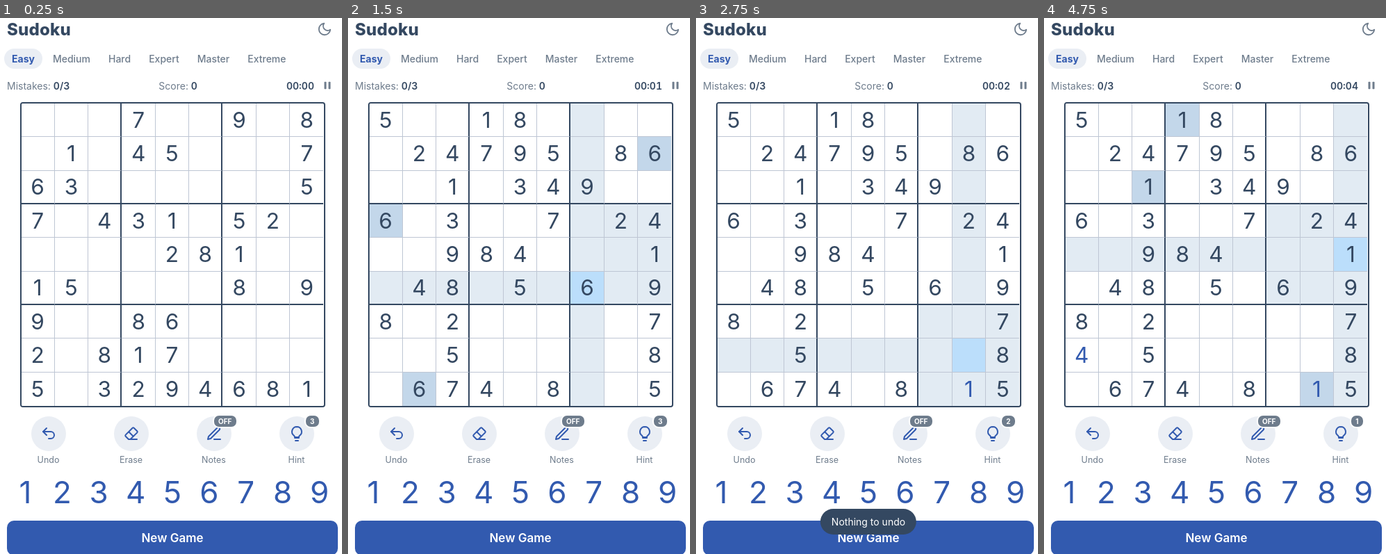
Above: before the commit, frames 1-4 (left to right).
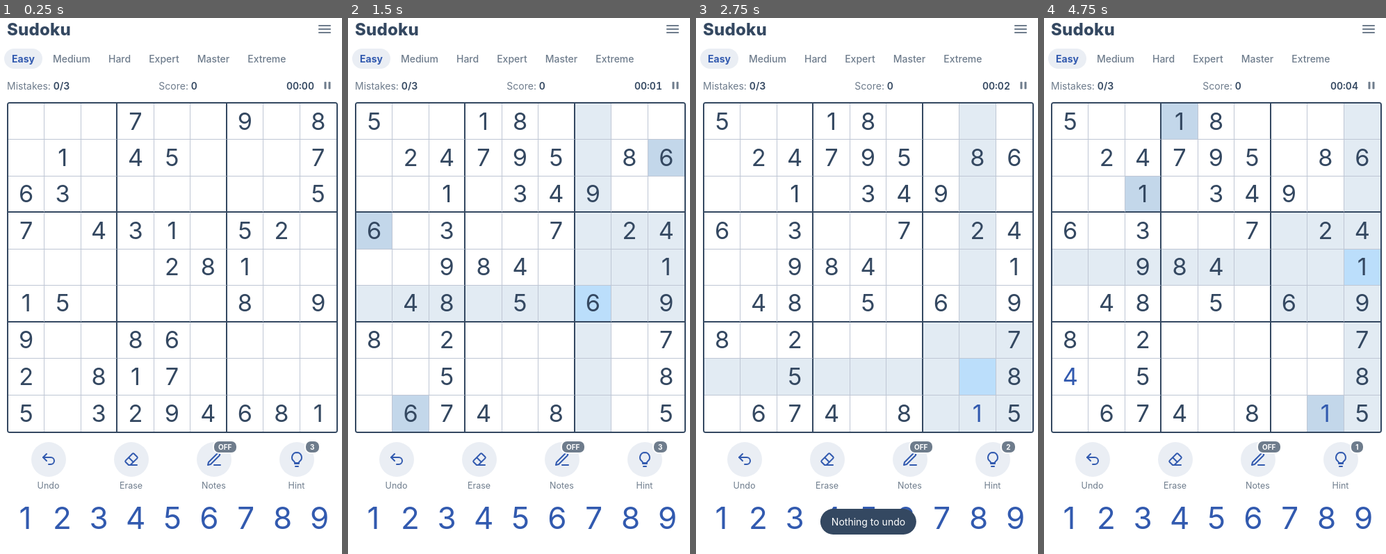
Above: after the commit, the same moments.

Repository: iverkjelsaas/Sudoku
Game: browser game, page index.html
Two runs of this game, one before a commit and one after it. Both use one fixed random seed, a clock stepped at 60 frames per second and the inputs below.
Inputs (mouse positions are in pixels of both pictures, inside the frame that each line leads up to; where the layout moved, square brackets give the same spot in the first picture):
- Up to frame 1 (0.25 s): no input
- Up to frame 2 (1.5 s): click "Easy" at 0.27 s; hold Right from 1.03 s (still down); click (519, 302) [519, 286] at 1.07 s; tap Ctrl at 1.1 s
- Up to frame 3 (2.75 s): release Right at 1.53 s; hold Down 1.58-1.85 s; tap Ctrl at 1.6, 2.1, 2.6 s; click (802, 232) [808, 221] at 1.67 s; hold Left 1.9-2.47 s; click "Undo" at 2.02 s; click (935, 216) [928, 210] at 2.27 s; tap H at 2.52 s; hold Up from 2.52 s (still down)
- Up to frame 4 (4.75 s): release Up at 2.82 s; click (1266, 334) [1262, 318] at 2.87 s; hold Right 2.87-3.53 s; tap Ctrl every 0.5 s from 3.1 to 4.6 s; click (1132, 350) [1139, 328] at 3.47 s; hold Up 3.58-3.82 s; hold Left 3.87-4.3 s; click (1215, 200) [1215, 194] at 4.07 s; hold Down 4.35-4.68 s; click "2 Hint" at 4.52 s; click (1314, 286) [1307, 269] at 4.67 s; hold Right from 4.73 s (still down)

The runs differ from the first frame. In frame 1, 17% of the frame differs, in the area x 2-99%, y 0-100%; in frame 2, 26%; in frame 3, 26%; in frame 4, 26%.

Commit message:
Add sound effects and settings menu
- Pop sound on correct input, buzz on wrong input, tick for notes
- Move New Game into a top menu with Restart, Sound and Dark mode toggles
- Bump service worker cache to sudoku-v3

Co-Authored-By: Claude Opus 5.5 <noreply@anthropic.com>
Claude-Session: https://claude.ai/code/session_01L4nS6Uu5XKXfuhLv7infY8

Diff:
--- a/index.html
+++ b/index.html
@@ -31,7 +31,7 @@
 .info b{color:var(--text);font-weight:600;font-variant-numeric:tabular-nums}
 .timer{display:flex;align-items:center;gap:4px}
 .timer .iconbtn{width:30px;height:30px}
-.boardwrap{position:relative;width:min(100%,max(280px,calc(100dvh - 345px - env(safe-area-inset-top,0px) - env(safe-area-inset-bottom,0px))));aspect-ratio:1;margin:0 auto;container-type:inline-size}
+.boardwrap{position:relative;width:min(100%,max(280px,calc(100dvh - 290px - env(safe-area-inset-top,0px) - env(safe-area-inset-bottom,0px))));aspect-ratio:1;margin:0 auto;container-type:inline-size}
 .board{display:grid;grid-template-columns:repeat(9,1fr);grid-template-rows:repeat(9,1fr);width:100%;height:100%;border:2px solid var(--thick);border-radius:4px;overflow:hidden}
 .cell{position:relative;display:flex;align-items:center;justify-content:center;border-right:1px solid var(--line);border-bottom:1px solid var(--line);font-size:7.2cqw;color:var(--user);background:var(--bg);cursor:pointer;line-height:1}
 .cell.bx{border-right:2px solid var(--thick)}
@@ -70,8 +70,18 @@
 .num.done{visibility:hidden}
 .notesmode .num{color:var(--muted)}
 .num small{position:absolute;left:0;right:0;bottom:2px;font-size:10px;color:var(--muted)}
-.newgame{height:50px;border:0;border-radius:10px;background:var(--accent);color:#fff;font-size:17px;font-weight:600;margin-top:2px}
-.newgame:active{opacity:.85}
+header{position:relative}
+.menu{position:absolute;top:44px;right:0;z-index:15;background:var(--card);border-radius:14px;box-shadow:var(--shadow);padding:6px;min-width:240px;display:none;transform-origin:top right}
+.menu.show{display:block;animation:menuin .15s ease-out}
+@keyframes menuin{from{opacity:0;transform:scale(.94)}}
+.mi{display:flex;align-items:center;gap:12px;width:100%;background:none;border:0;color:var(--text);font-size:15.5px;padding:12px;border-radius:9px;text-align:left}
+.mi:active{background:var(--btn)}
+.mi svg{color:var(--accent);flex:none}
+.msep{height:1px;background:var(--line);margin:4px 10px}
+.sw{margin-left:auto;width:42px;height:25px;border-radius:13px;background:var(--line);position:relative;transition:background .2s;flex:none}
+.sw::after{content:'';position:absolute;top:2.5px;left:2.5px;width:20px;height:20px;border-radius:50%;background:#fff;transition:transform .2s;box-shadow:0 1px 3px rgba(0,0,0,.25)}
+.sw.on{background:var(--accent)}
+.sw.on::after{transform:translateX(17px)}
 .mbg{position:fixed;inset:0;background:rgba(20,28,40,.45);display:none;align-items:center;justify-content:center;padding:20px;z-index:10}
 .mbg.show{display:flex}
 .modal{background:var(--card);border-radius:16px;padding:22px 20px 16px;width:100%;max-width:340px;box-shadow:var(--shadow);text-align:center;animation:rise .2s ease-out}
@@ -98,7 +108,14 @@
   <header>
     <h1>Sudoku</h1>
     <div style="display:flex">
-      <button class="iconbtn" id="themeBtn" aria-label="Toggle dark mode"><svg width="22" height="22" viewBox="0 0 24 24" fill="none" stroke="currentColor" stroke-width="2" stroke-linecap="round" stroke-linejoin="round"><path d="M21 12.8A9 9 0 1 1 11.2 3a7 7 0 0 0 9.8 9.8z"/></svg></button>
+      <button class="iconbtn" id="menuBtn" aria-label="Menu"><svg width="24" height="24" viewBox="0 0 24 24" fill="none" stroke="currentColor" stroke-width="2.2" stroke-linecap="round"><path d="M4 7h16M4 12h16M4 17h16"/></svg></button>
+    </div>
+    <div class="menu" id="menu">
+      <button class="mi" id="miNew"><svg width="22" height="22" viewBox="0 0 24 24" fill="none" stroke="currentColor" stroke-width="2" stroke-linecap="round" stroke-linejoin="round"><circle cx="12" cy="12" r="9"/><path d="M12 8v8M8 12h8"/></svg>New Game</button>
+      <button class="mi" id="miRestart"><svg width="22" height="22" viewBox="0 0 24 24" fill="none" stroke="currentColor" stroke-width="2" stroke-linecap="round" stroke-linejoin="round"><path d="M3 12a9 9 0 1 0 3-6.7"/><path d="M3 4v5h5"/></svg>Restart puzzle</button>
+      <div class="msep"></div>
+      <button class="mi" id="miSound"><svg width="22" height="22" viewBox="0 0 24 24" fill="none" stroke="currentColor" stroke-width="2" stroke-linecap="round" stroke-linejoin="round"><path d="M11 5L6 9H3v6h3l5 4z"/><path d="M15.5 8.5a5 5 0 0 1 0 7"/></svg>Sound<span class="sw" id="swSound"></span></button>
+      <button class="mi" id="miDark"><svg width="22" height="22" viewBox="0 0 24 24" fill="none" stroke="currentColor" stroke-width="2" stroke-linecap="round" stroke-linejoin="round"><path d="M21 12.8A9 9 0 1 1 11.2 3a7 7 0 0 0 9.8 9.8z"/></svg>Dark mode<span class="sw" id="swDark"></span></button>
     </div>
   </header>
   <div class="diffs" id="diffs"></div>
@@ -119,7 +136,6 @@
     <button class="ctl" id="hintBtn"><span class="ic"><svg width="24" height="24" viewBox="0 0 24 24" fill="none" strok …(275 unchanged characters)…
   </div>
   <div class="pad" id="pad"></div>
-  <button class="newgame" id="newBtn">New Game</button>
 </div>
 <div class="mbg" id="mbg"><div class="modal" id="modal"></div></div>
 <div class="toast" id="toast"></div>
@@ -188,6 +204,28 @@
 const getBest=()=>{try{return JSON.parse(localStorage.getItem(KEY+'-best'))||{};}catch(e){return {};}};
 const setBest=b=>{try{localStorage.setItem(KEY+'-best',JSON.stringify(b));}catch(e){}};
 const fmt=t=>{const h=t/3600|0,m=(t/60|0)%60,s=t%60;return (h?h+':'+String(m).padStart(2,'0'):String(m).padStart(2,'0'))+':'+String(s).padStart(2,'0');};
+/* ---------- sound ---------- */
+let actx=null,soundOn=true;
+try{soundOn=localStorage.getItem(KEY+'-sound')!=='0';}catch(e){}
+function ac(){
+  if(!actx){const A=window.AudioContext||window.webkitAudioContext;if(!A)return null;actx=new A();}
+  if(actx.state==='suspended')actx.resume();return actx;
+}
+function tone(f1,f2,dur,type,vol,delay){
+  const a=ac();if(!a)return;
+  const t=a.currentTime+(delay||0),o=a.createOscillator(),g=a.createGain();
+  o.type=type;o.frequency.setValueAtTime(f1,t);o.frequency.exponentialRampToValueAtTime(f2,t+dur);
+  g.gain.setValueAtTime(0.0001,t);g.gain.exponentialRampToValueAtTime(vol,t+0.008);g.gain.exponentialRampToValueAtTime(0.0001,t+dur);
+  o.connect(g);g.connect(a.destination);o.start(t);o.stop(t+dur+0.03);
+}
+const SFX={
+  place(){tone(880,640,0.10,'sine',0.28);tone(1760,1280,0.06,'sine',0.07);},
+  note(){tone(1250,1050,0.045,'triangle',0.10);},
+  wrong(){tone(170,140,0.12,'square',0.075);tone(170,135,0.15,'square',0.075,0.15);}
+};
+function sfx(n){if(!soundOn)return;try{SFX[n]();}catch(e){}}
+function renderSound(){$('swSound').classList.toggle('on',soundOn);}
+renderSound();
 const blocked=()=>!S||S.over||S.won||S.paused||modalOpen;
 
 /* ---------- build DOM ---------- */
@@ -256,16 +294,16 @@
   if(S.puzzle[i]||(S.values[i]&&S.values[i]===S.solution[i]))return;
   if(S.notesMode){
     if(S.values[i])return;
-    S.hist.push({i,v:0,n:S.notes[i],peers:[]});S.notes[i]^=1<<v;render();save();return;
+    S.hist.push({i,v:0,n:S.notes[i],peers:[]});S.notes[i]^=1<<v;sfx('note');render();save();return;
   }
   if(S.values[i]===v)return;
   const h={i,v:S.values[i],n:S.notes[i],peers:[]};
   S.values[i]=v;S.notes[i]=0;
   if(v===S.solution[i]){
-    S.score+=D[S.diff].pts;clearPeerNotes(i,v,h);S.hist.push(h);
+    S.score+=D[S.diff].pts;clearPeerNotes(i,v,h);S.hist.push(h);sfx('place');
     render();animV(i,'pop');checkUnits(i);checkWin();
   }else{
-    S.mistakes++;S.hist.push(h);render();animV(i,'shake');
+    S.mistakes++;S.hist.push(h);sfx('wrong');render();animV(i,'shake');
     if(navigator.vibrate)try{navigator.vibrate(60);}catch(e){}
     if(S.mistakes>=3){S.over=true;setTimeout(gameOver,350);}
   }
@@ -293,7 +331,7 @@
     if(!open.length)return;i=open[Math.random()*open.length|0];S.sel=i;
   }
   const v=S.solution[i],h={i,v:S.values[i],n:S.notes[i],peers:[]};
-  S.values[i]=v;S.notes[i]=0;clearPeerNotes(i,v,h);S.hist.push(h);S.hints--;
+  S.values[i]=v;S.notes[i]=0;clearPeerNotes(i,v,h);S.hist.push(h);S.hints--;sfx('place');
   render();animV(i,'pop');checkUnits(i);checkWin();save();
 }
 function toggleNotes(){if(!S||S.over||S.won)return;S.notesMode=!S.notesMode;render();save();}
@@ -377,7 +415,6 @@
 $('eraseBtn').addEventListener('click',erase);
 $('notesBtn').addEventListener('click',toggleNotes);
 $('hintBtn').addEventListener('click',hint);
-$('newBtn').addEventListener('click',newGameModal);
 $('pauseBtn').addEventListener('click',()=>setPaused(!S.paused));
 $('playBtn').addEventListener('click',()=>setPaused(false));
 document.addEventListener('visibilitychange',()=>{if(document.hidden&&S&&!S.over&&!S.won){S.paused=true;render();save();}});
@@ -403,10 +440,21 @@
 },1000);
 
 /* theme */
-function applyTheme(d){document.documentElement.classList.toggle('dark',d);document.querySelector('meta[name=theme-color]').content=d?'#1b1f27':'#ffffff';}
+function applyTheme(d){if($('swDark'))$('swDark').classList.toggle('on',d);document.documentElement.classList.toggle('dark',d);document.querySelector('meta[name=theme-color]').content=d?'#1b1f27':'#ffffff';}
 let dark=false;try{dark=localStorage.getItem(KEY+'-dark')==='1';}catch(e){}
 applyTheme(dark);
-$('themeBtn').addEventListener('click',()=>{dark=!dark;applyTheme(dark);try{localStorage.setItem(KEY+'-dark',dark?'1':'0');}catch(e){}});
+function renderDark(){$('swDark').classList.toggle('on',dark);}
+renderDark();
+const menu=$('menu');
+function closeMenu(){menu.classList.remove('show');}
+$('menuBtn').addEventListener('click',e=>{e.stopPropagation();menu.classList.toggle('show');});
+document.addEventListener('pointerdown',e=>{if(menu.classList.contains('show')&&!menu.contains(e.target)&&!e.target.closest('#menuBtn'))closeMenu();});
+$('miNew').addEventListener('click',()=>{closeMenu();newGameModal();});
+$('miRestart').addEventListener('click',()=>{closeMenu();if(!S)return;
+  if(!S.hist.length&&!S.over&&!S.won){toast('Nothing to restart yet');return;}
+  modal('<h2>Restart puzzle?</h2><p>This clears your numbers, notes, mistakes and timer for this puzzle.</p><button class="mbtn primary" data-a="restart">Restart</button><button class="mbtn muted" data-a="close">Cancel</button>');});
+$('miSound').addEventListener('click',()=>{soundOn=!soundOn;try{localStorage.setItem(KEY+'-sound',soundOn?'1':'0');}catch(e){}renderSound();if(soundOn)sfx('place');});
+$('miDark').addEventListener('click',()=>{dark=!dark;applyTheme(dark);try{localStorage.setItem(KEY+'-dark',dark?'1':'0');}catch(e){}});
 
 /* start */
 S=load();
--- a/sw.js
+++ b/sw.js
@@ -1,5 +1,5 @@
 // Bump VERSION whenever you change any file, so installed copies update.
-const VERSION = 'sudoku-v1';
+const VERSION = 'sudoku-v3';
 const FILES = ['./', './index.html', './manifest.webmanifest',
   './icons/icon-180.png', './icons/icon-192.png', './icons/icon-512.png', './icons/icon-512-maskable.png'];
 
